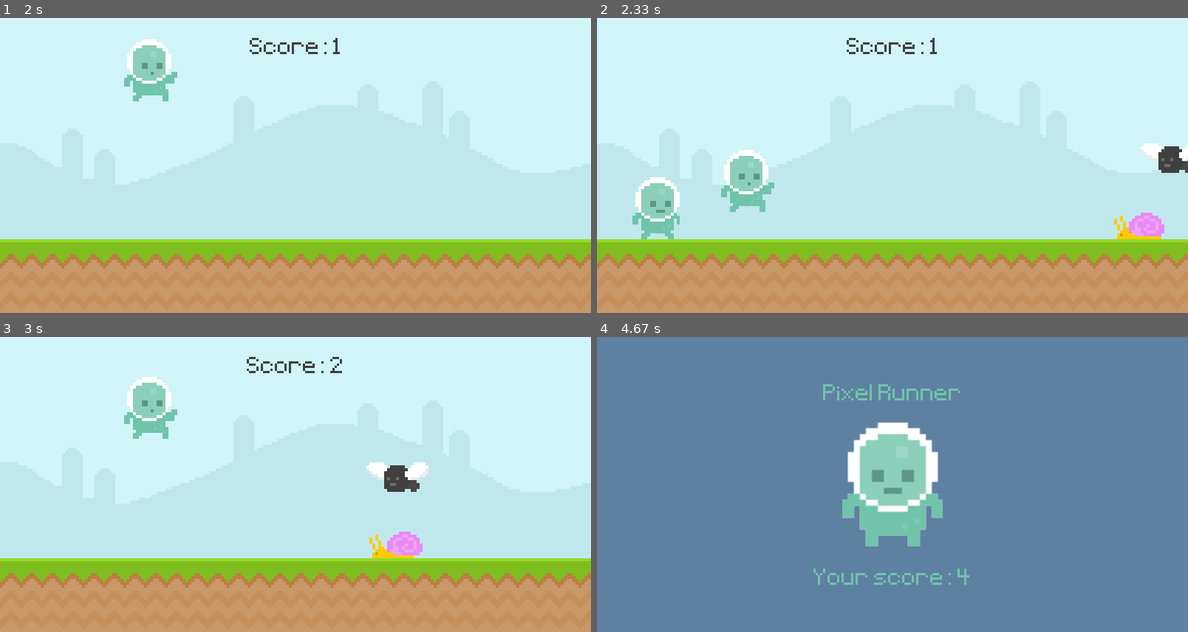
Above: before the commit, frames 1-4 (two rows, left to right).
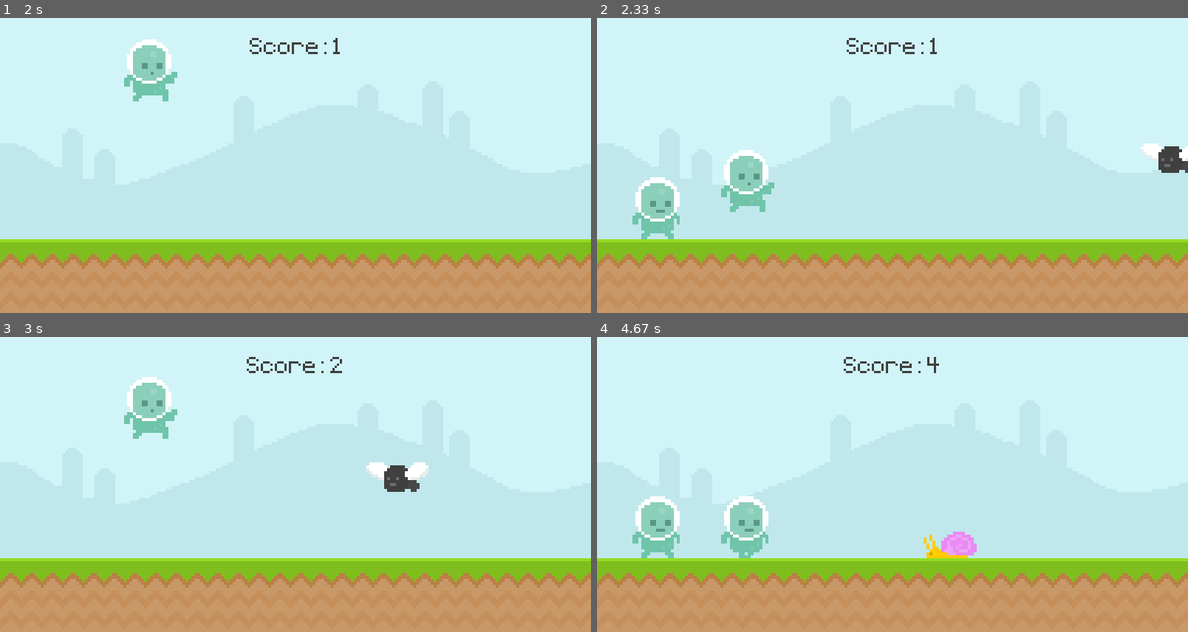
Above: after the commit, the same moments.

Repository: SDBranka/Sprites-The_Ultimate_Introduction_to_Pygame
Game: pygame game, started from main.py
The game is run twice, just before and just after one commit, with the same random seed, the same clock (stepped at 60 frames per second) and the same inputs.
Inputs (mouse positions are in pixels of both pictures, inside the frame that each line leads up to):
- Up to frame 1 (2 s): tap Space at 0.33, 1, 1.4, 1.7 s; click (59, 206) at 0.72 s
- Up to frame 2 (2.33 s): tap Space at 2.23 s
- Up to frame 3 (3 s): tap Space at 2.53 s
- Up to frame 4 (4.67 s): tap Space at 3.3, 3.63, 3.93, 4.47 s

Frame 1 is identical in both runs. In frame 2, 0.6% of the frame differs, in the area x 87-96%, y 66-75%; in frame 3, 0.6%; in frame 4, 100%, in the area x 0-100%, y 0-100%.

Commit message:
obstacle type randomly generating

Diff:
--- a/main.py
+++ b/main.py
@@ -1,7 +1,7 @@
 import pygame
 from sys import exit
 import math
-from random import randint
+from random import randint, choice
 
 
 class Player(pygame.sprite.Sprite):
@@ -68,15 +68,24 @@
         self.image = self.frames[self.animation_index]
         self.rect = self.image.get_rect(midbottom = (randint(900, 1100), y_pos))
 
+    # determines and sets image to display
     def animation_state(self):
         self.animation_index += 0.1
         if self.animation_index >= len(self.frames):
             self.animation_index = 0
         self.image = self.frames[int(self.animation_index)]
 
+    # if obstacle instance moves offscreen, destroy it
+    def destroy(self):
+        if self.rect.x <= -100:
+            self.kill()
+
+    # updates image display and position
     def update(self):
         self.animation_state()
         self.rect.x -= 6
+        self.destroy()
+
 
 
 
@@ -261,16 +270,13 @@
             # timers
             # enemy/obstacle deployment timer
             if event.type == obstacle_timer:
-                # add an instance of Obstacle to obstacle_group
-                obstacle_group.add(Obstacle("fly"))
-
-
-
-                # build random obstacle type generator; randint 0/1, if 1 snail, if 0 fly
-                if randint(0, 2):
-                    obstacle_rect_list.append(snail_surface.get_rect(bottomright = (randint(900, 1100), 300)))
-                else:
-                    obstacle_rect_list.append(fly_surface.get_rect(bottomright = (randint(900, 1100), 210)))
+                # add an instance of Obstacle to obstacle_group, the type is random 25%chance fly 75% chance snail
+                obstacle_group.add(Obstacle(choice(["fly", "snail", "snail", "snail"])))
+                # # build random obstacle type generator; randint 0/1, if 1 snail, if 0 fly
+                # if randint(0, 2):
+                #     obstacle_rect_list.append(snail_surface.get_rect(bottomright = (randint(900, 1100), 300)))
+                # else:
+                #     obstacle_rect_list.append(fly_surface.get_rect(bottomright = (randint(900, 1100), 210)))
 
 
 
